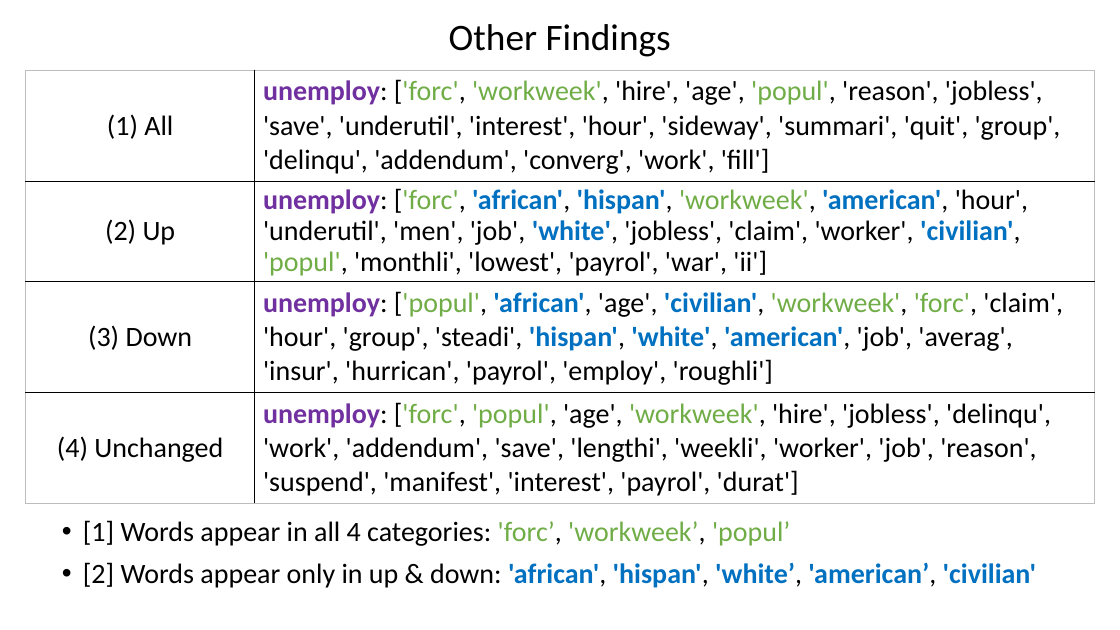
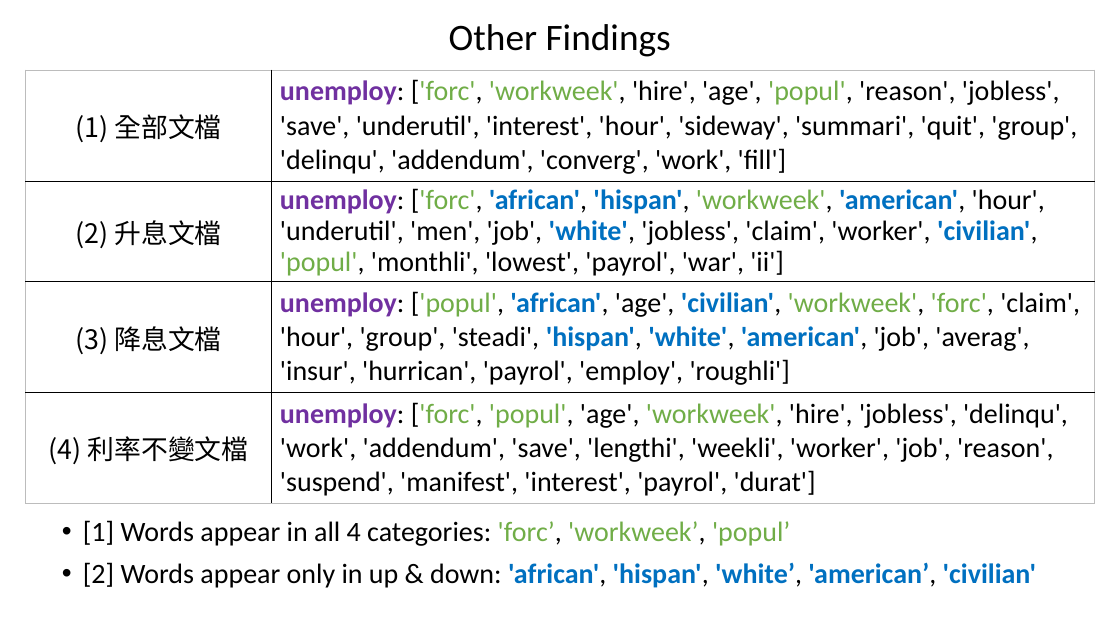
Before and after one commit to yu-cheng-kuo-28/text-mining-on-fomc-minutes, a slide deck: slide 5 of FOMC_05_result/FOMC_minutes_other_results.pptx. Drawn at 1120x630 pixels with LibreOffice and Linux fonts; fonts in the diff are those of the drawing. Boxes give left, top, right and bottom in pixels: in the first picture for what was removed or moved away, otherwise in the second. Text is boxed around its words. In the diff, an @@ line names an element or a change of style, - is before the commit and + after.

```diff
--- a/FOMC_05_result/FOMC_minutes_other_results.pptx
+++ b/FOMC_05_result/FOMC_minutes_other_results.pptx
@@ table at (26, 71, 1095, 500) @@
-row 1, column 1: (1) All
+row 1, column 1: (1) 全部文檔
-row 2, column 1: (2) Up
+row 2, column 1: (2) 升息文檔
-row 3, column 1: (3) Down
+row 3, column 1: (3) 降息文檔
-row 4, column 1: (4) Unchanged
+row 4, column 1: (4) 利率不變文檔
```
Also in this commit, not shown: 2 other slides changed, 2 slides added.
